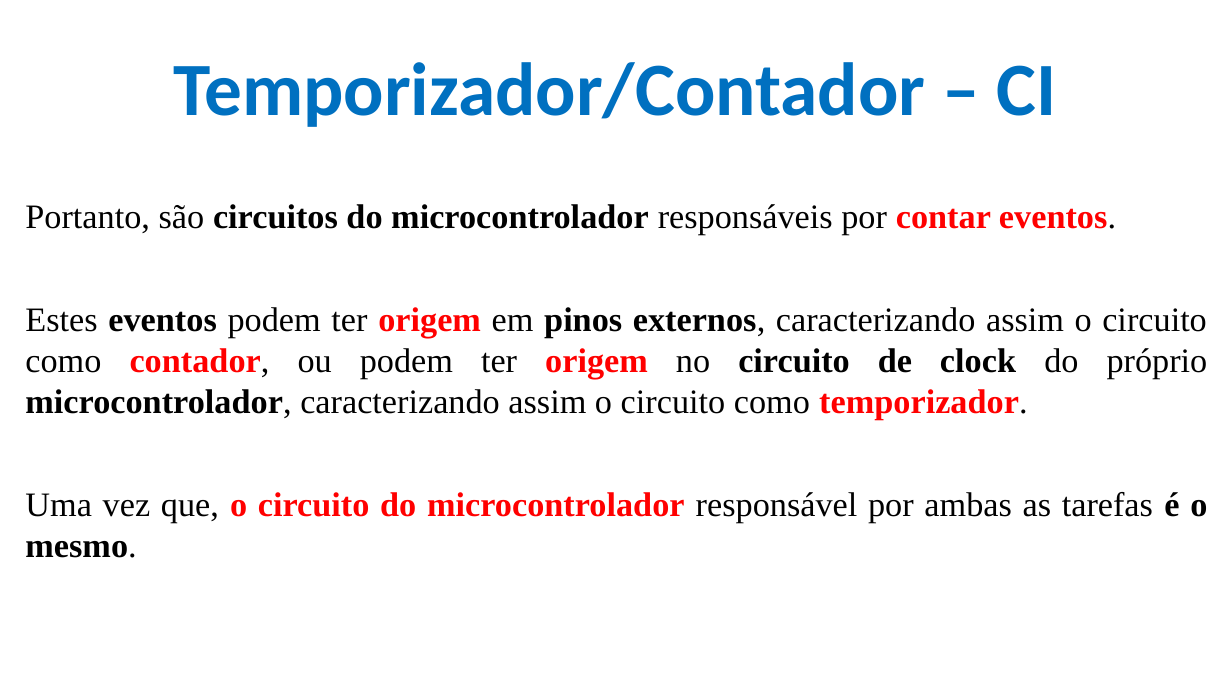
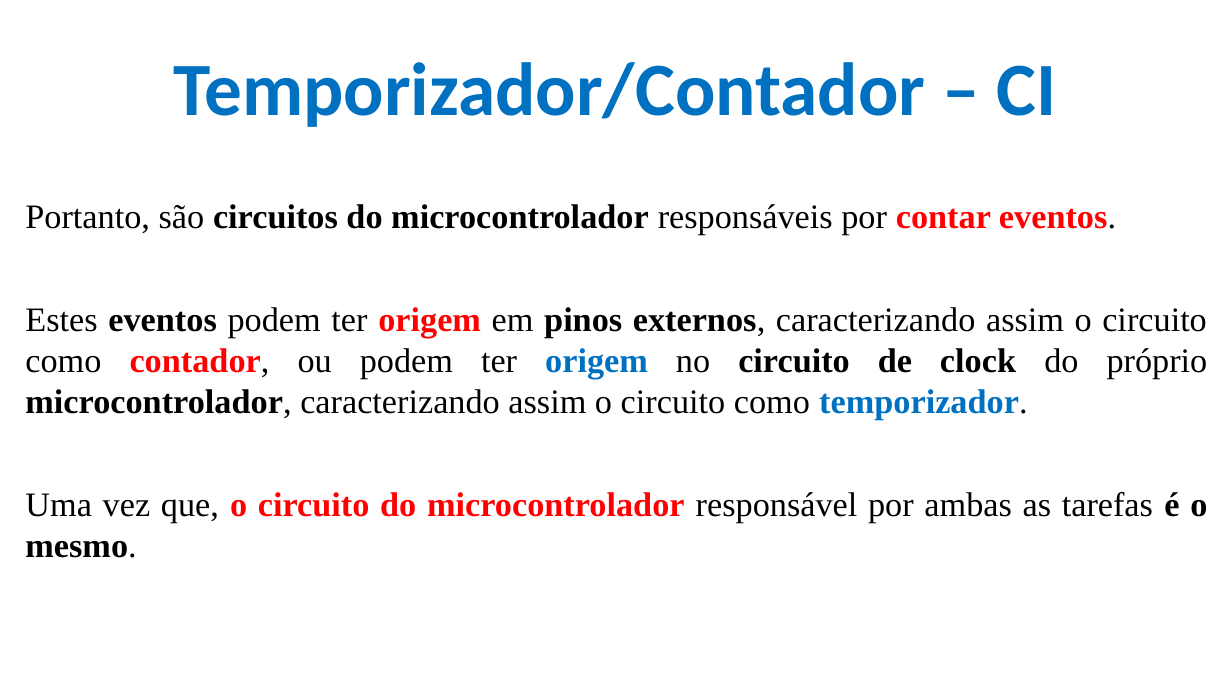
Before and after one commit to CloudEducationBrazil/WydenArea1ProgramacaoMicrocontroladores, a slide deck: slide 5 of 01 Classes/Aula 06 - Programação Microcontroladores - Periféricos Integrados - Temporizadores e PWM.pptx. Drawn at 1232x693 pixels with LibreOffice and Linux fonts; fonts in the diff are those of the drawing; background and template pictures are left out. Boxes give left, top, right and bottom in pixels: in the first picture for what was removed or moved away, otherwise in the second. Text is boxed around its words. In the diff, an @@ line names an element or a change of style, - is before the commit and + after.

```diff
--- a/01 Classes/Aula 06 - Programação Microcontroladores - Periféricos Integrados - Temporizadores e PWM.pptx
+++ b/01 Classes/Aula 06 - Programação Microcontroladores - Periféricos Integrados - Temporizadores e PWM.pptx
@@ text at (25, 307, 1208, 420): text colour #FF0000 to #0070C0 in "origem temporizador." @@
```
Also in this commit, not shown: 4 other slides changed.
